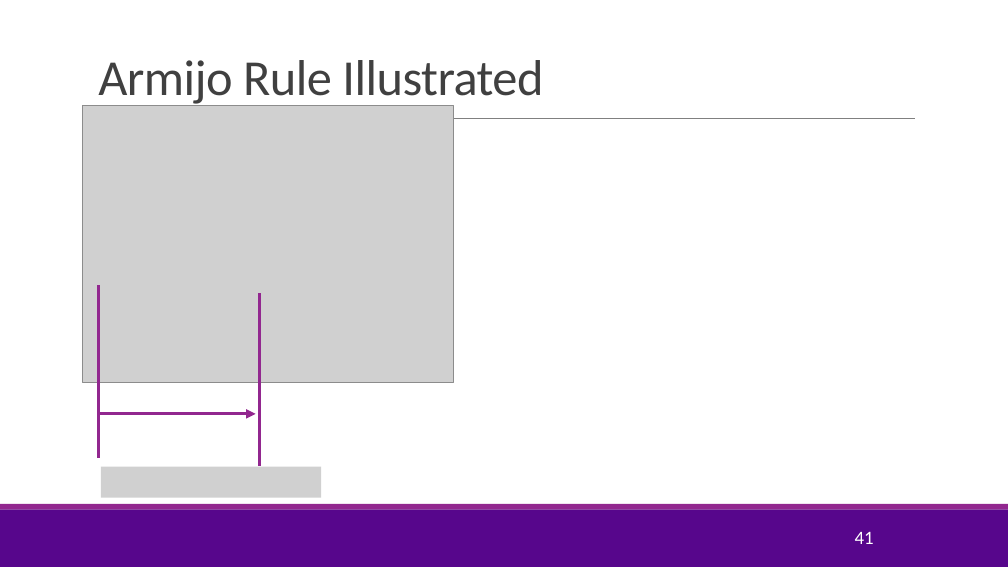
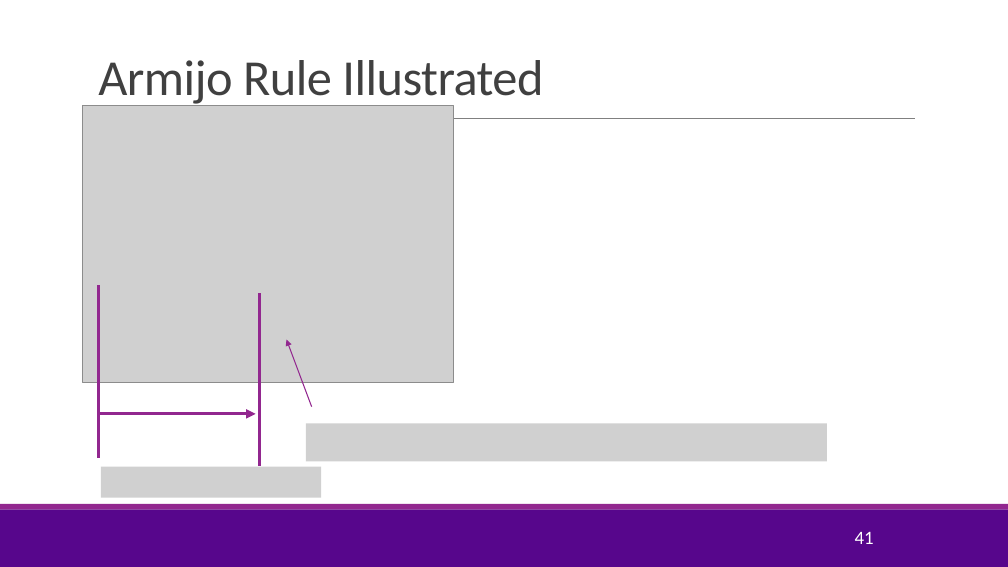
Before and after one commit to joshzzl/introml, a slide deck: slide 41 of lectures/Lect07_Optim.pptx. Drawn at 1008x567 pixels with LibreOffice and Linux fonts; fonts in the diff are those of the drawing; grey boxes stand for pictures; background and template pictures are left out. Boxes give left, top, right and bottom in pixels: in the first picture for what was removed or moved away, otherwise in the second. Text is boxed around its words. In the diff, an @@ line names an element or a change of style, - is before the commit and + after.

```diff
--- a/lectures/Lect07_Optim.pptx
+++ b/lectures/Lect07_Optim.pptx
@@ arrow added from (312, 407) to (287, 340), #92278F 1 pt @@
@@ picture added at bbox=[306, 423, 827, 461] @@
```
Also in this commit, not shown: 4 other slides changed, 2 slides added, 1 other file.
